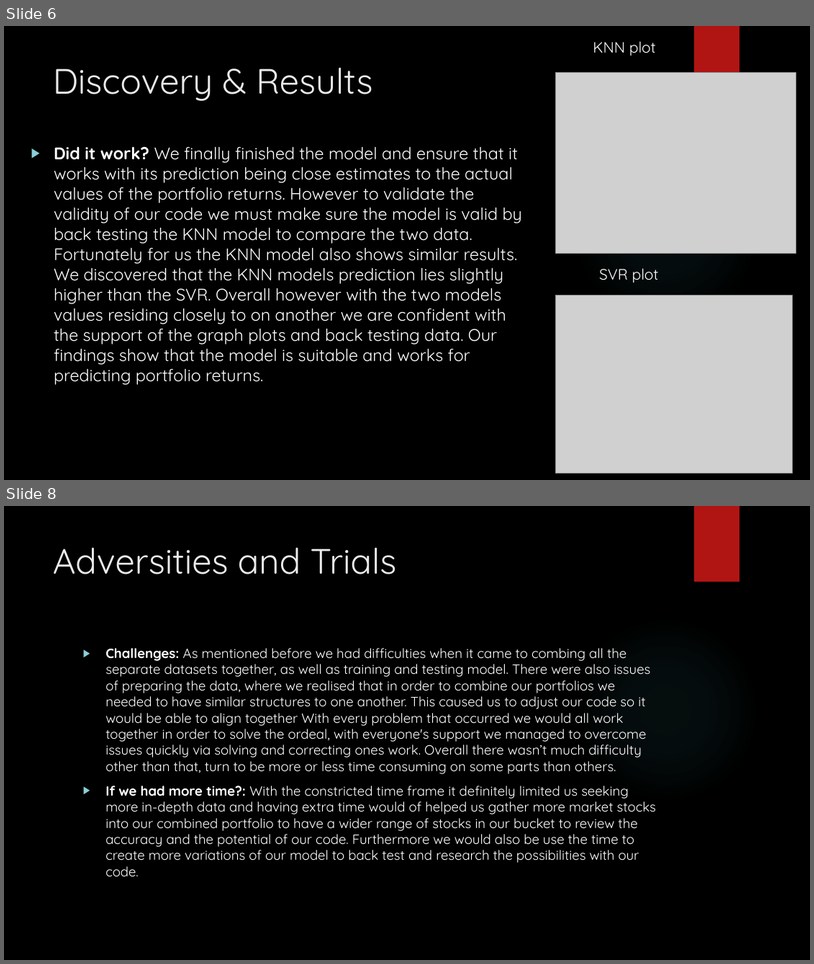
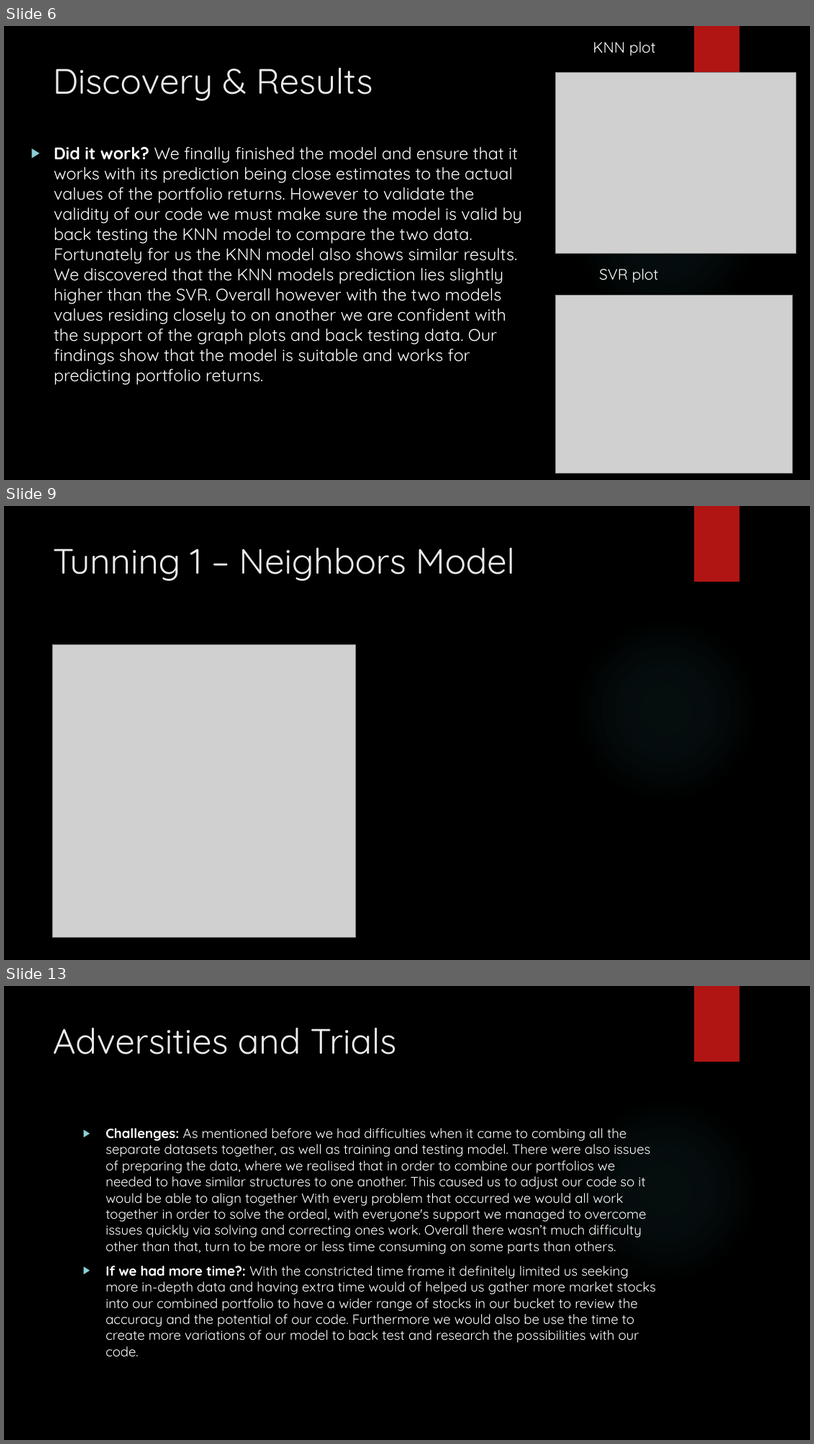
Before and after one commit to Damien-Nguyen/Analysis-of-Optimal-Investment-Portfolio, a slide deck: Stock Price Predictions & Analysis.pptx. Shown one above the other, each under a label of ours: slides 6 and 8 before the commit, slides 6, 9 and 13 after it; the slides between them are not shown. The pictures are 814x964 and 814x1444 pixels, drawn with LibreOffice and Linux fonts; fonts in the diff are those of the drawing; grey boxes stand for pictures; background and template pictures are left out. Boxes give left, top, right and bottom in pixels: in the first picture for what was removed or moved away, otherwise in the second. Text is boxed around its words. In the diff, an @@ line names an element or a change of style, - is before the commit and + after.

```diff
--- a/Stock Price Predictions & Analysis.pptx
+++ b/Stock Price Predictions & Analysis.pptx
@@ slide 9 added at (x1=4, y1=506, x2=810, y2=960), background picture (left out); not listed: 2 template elements that a slide beside it also shows @@
@@ title added at (x1=53, y1=547, x2=515, y2=581), 42 pt, text #EBEBEB @@
+Tunning 1 – Neighbors Model
@@ picture added at (x1=53, y1=645, x2=356, y2=937) @@
@@ what was slide 8 is now slide 13 @@
```
Also in this commit, not shown: 1 slide changed, 4 other slides added.
